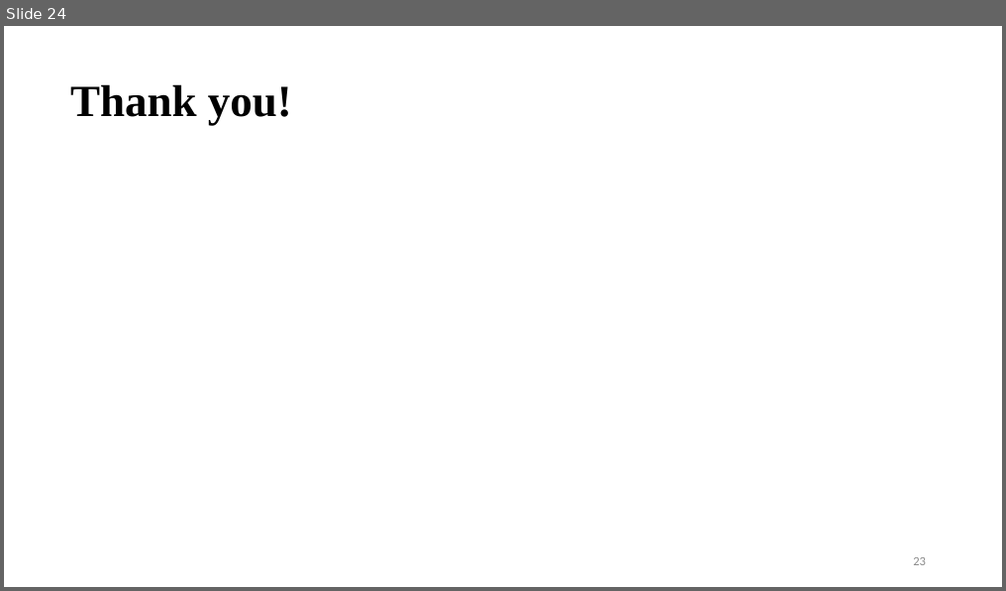
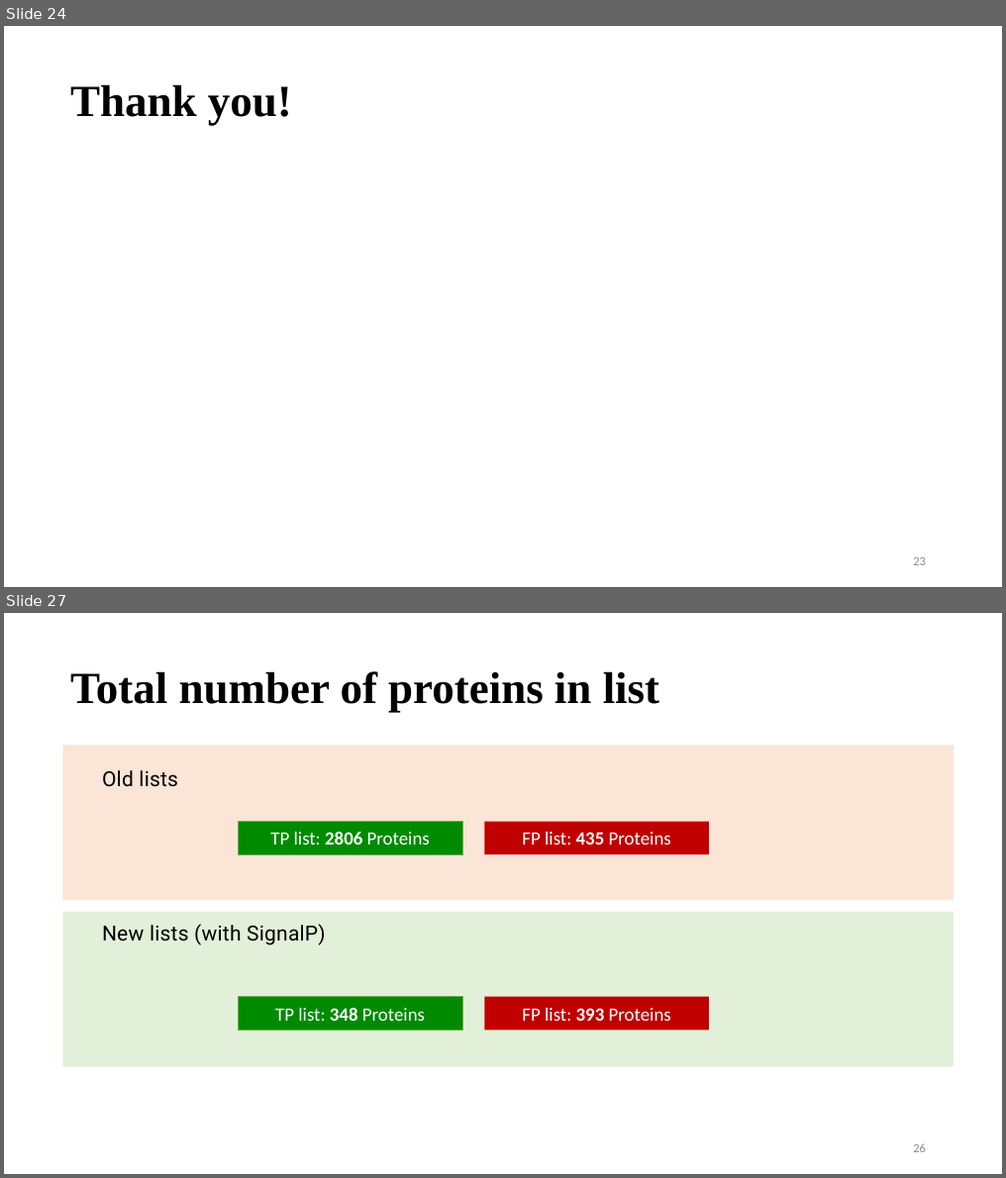
Before and after one commit to vinogradova-lab/cell-type-specific-proximity-labeling, a slide deck: docs/group_meeting_pp_turboid.pptx. Shown one above the other, each under a label of ours: slide 24 before the commit, slides 24 and 27 after it; the slides between them are not shown. The pictures are 1006x591 and 1006x1178 pixels, drawn with LibreOffice and Linux fonts; fonts in the diff are those of the drawing. Boxes give left, top, right and bottom in pixels: in the first picture for what was removed or moved away, otherwise in the second. Text is boxed around its words. In the diff, an @@ line names an element or a change of style, - is before the commit and + after.

Commit message:
adding details in pp and creating merge of new and old list final lists

```diff
--- a/docs/group_meeting_pp_turboid.pptx
+++ b/docs/group_meeting_pp_turboid.pptx
@@ slide 27 added at (4, 613, 1002, 1174), background #FFFFFF @@
@@ text added at (70, 671, 659, 713), 42.9 pt, text #000000, bold @@
+Total number of proteins in list
@@ rectangle added at (63, 745, 954, 900), fill #FBE5D6 @@
@@ text added at (102, 770, 326, 946), 20 pt, text #000000 @@
+Old lists
+New lists (with SignalP)
@@ rectangle added at (239, 822, 462, 856), fill #008A00, outline #70AD47 0.5 pt, 18 pt, text #FFFFFF @@
+TP list: 2806 Proteins
@@ rectangle added at (484, 822, 709, 856), fill #C00000, 18 pt, text #FFFFFF @@
+FP list: 435 Proteins
@@ rectangle added at (63, 912, 954, 1067), fill #E2F0D9 @@
@@ rectangle added at (239, 997, 462, 1031), fill #008A00, outline #70AD47 0.5 pt, 18 pt, text #FFFFFF @@
+TP list: 348 Proteins
@@ rectangle added at (484, 997, 709, 1031), fill #C00000, 18 pt, text #FFFFFF @@
+FP list: 393 Proteins
@@ page number added at (913, 1144, 926, 1153), 12 pt, text #8C8C8C @@
+26
```
Also in this commit, not shown: 6 other slides added, 1 other file.
